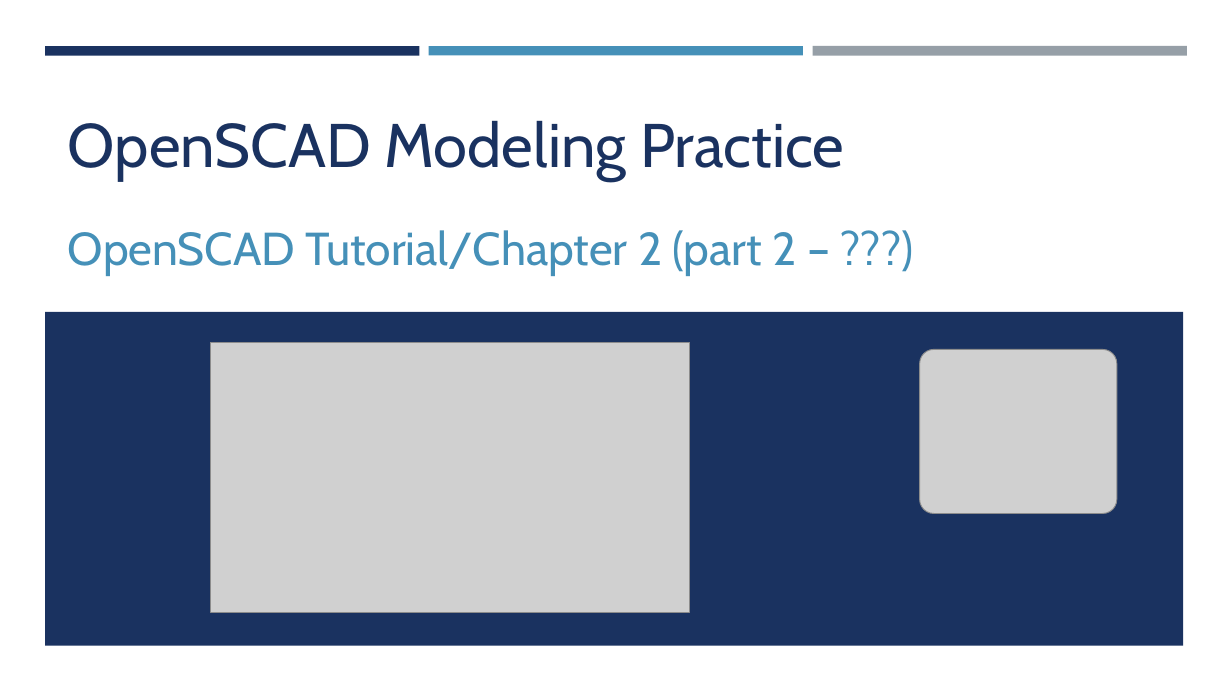
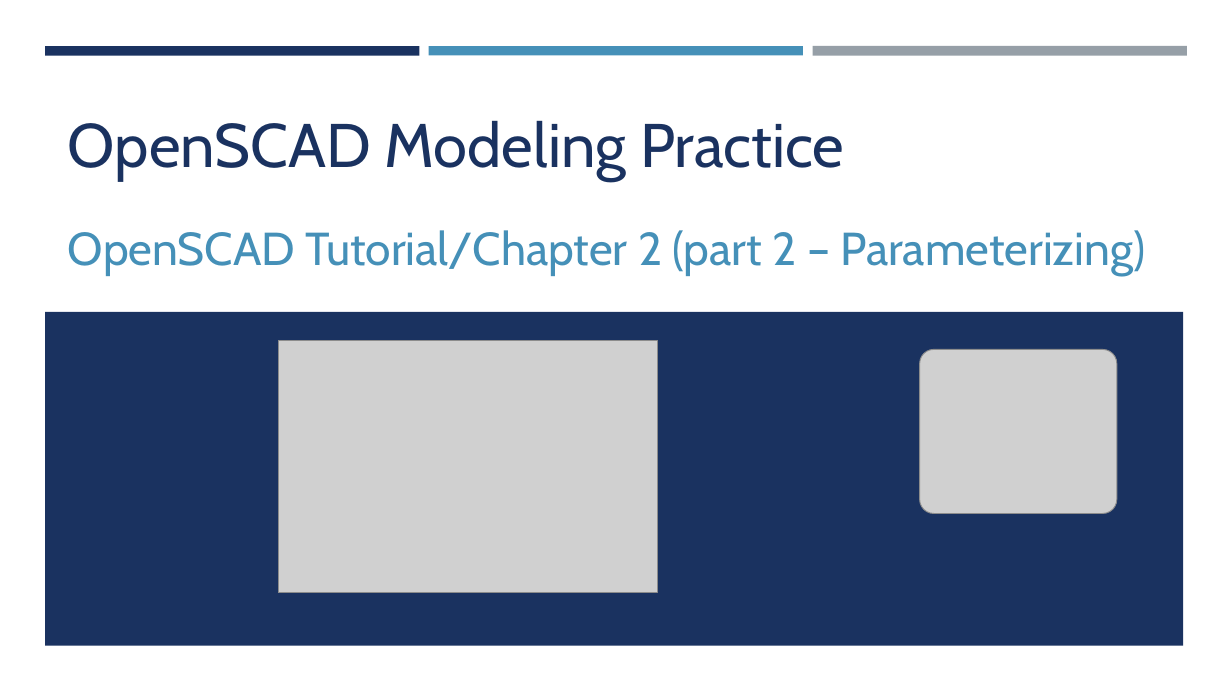
Before and after one commit to yasenstar/openscad, a slide deck: slide 6 of OpenSCAD.pptx. Drawn at 1232x693 pixels with LibreOffice and Linux fonts; fonts in the diff are those of the drawing; grey boxes stand for pictures. Boxes give left, top, right and bottom in pixels: in the first picture for what was removed or moved away, otherwise in the second. Text is boxed around its words. In the diff, an @@ line names an element or a change of style, - is before the commit and + after.

Commit message:
add tutorial to finish chapter 2

```diff
--- a/OpenSCAD.pptx
+++ b/OpenSCAD.pptx
@@ subtitle at [68,230,1146,276]: text changed @@
-OpenSCAD Tutorial/Chapter 2 (part 2 – ???)
+OpenSCAD Tutorial/Chapter 2 (part 2 – Parameterizing)
@@ picture: place and size @@
-picture at [211,342,689,612]
+picture at [278,340,657,593]
```
Also in this commit, not shown: 1 other file.
